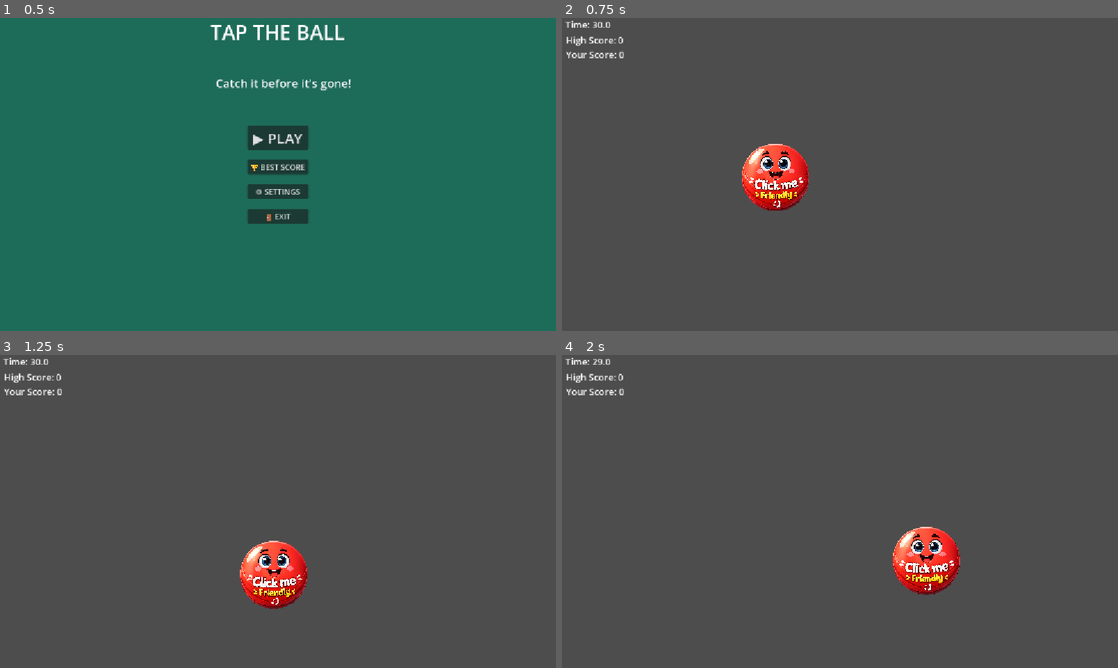
Above: before the commit, frames 1-4 (two rows, left to right).
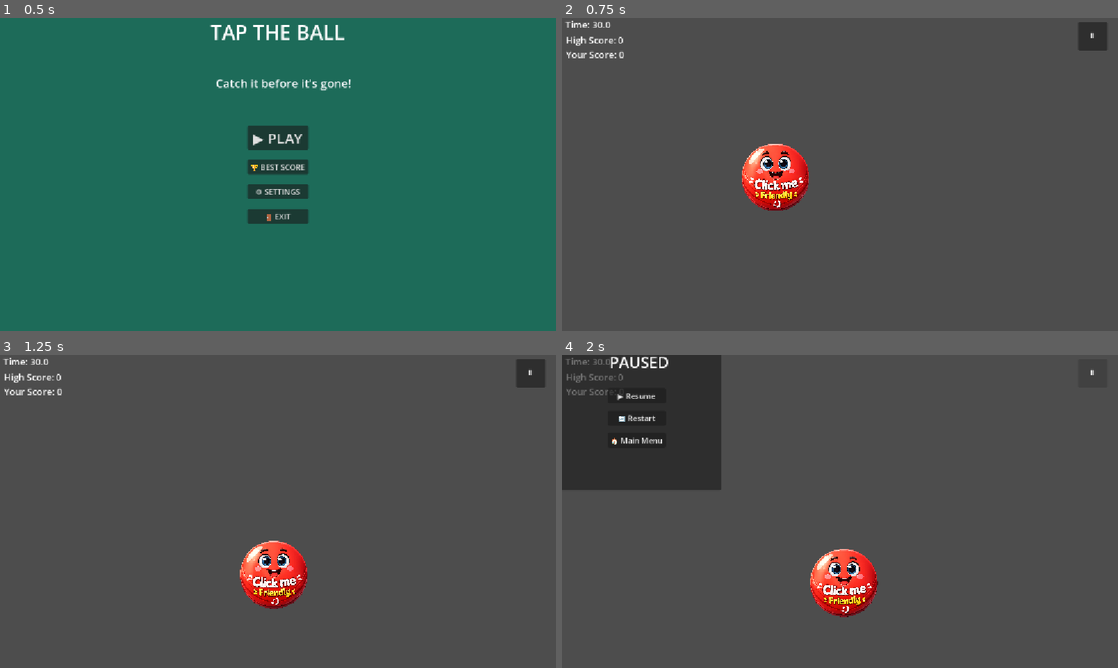
Above: after the commit, the same moments.

Repository: neotechops/tap-the-ball
Game: Godot game, scene res://Scenes/MainMenu.tscn
Same seed, same stepped clock (60 frames per second), same inputs: the game is played once before the commit and once after it.
Inputs (mouse positions are in pixels of both pictures, inside the frame that each line leads up to):
- Up to frame 1 (0.5 s): no input
- Up to frame 2 (0.75 s): click "▶ PLAY" at 0.5 s
- Up to frame 3 (1.25 s): no input
- Up to frame 4 (2 s): click (1090, 373) at 1.25 s, where only the run after the commit has a clickable "⏸"

Frame 1 is identical in both runs. In frame 2, 0.4% of the frame differs, in the area x 93-98%, y 1-11%; in frame 3, 0.4%; in frame 4, 16%, in the area x 0-96%, y 0-84%.

Commit message:
Add pause menu with resume restart and main menu

Diff:
--- a/Scenes/Main.tscn
+++ b/Scenes/Main.tscn
@@ -57,5 +57,70 @@
 grow_vertical = 0
 text = "Play Again?"
 
+[node name="PauseButton" type="Button" parent="." unique_id=1213500474]
+anchors_preset = 10
+anchor_right = 1.0
+offset_left = 1070.0
+offset_top = 8.0
+offset_right = 1130.0
+offset_bottom = 68.0
+grow_horizontal = 2
+text = "⏸"
+
+[node name="PausePanel" type="Panel" parent="." unique_id=460393327]
+process_mode = 2
+visible = false
+anchors_preset = 8
+anchor_left = 0.5
+anchor_top = 0.5
+anchor_right = 0.5
+anchor_bottom = 0.5
+offset_left = -20.0
+offset_top = -20.0
+offset_right = 330.0
+offset_bottom = 280.0
+grow_horizontal = 2
+grow_vertical = 2
+
+[node name="PauseTitle" type="Label" parent="PausePanel" unique_id=867111502]
+layout_mode = 1
+anchors_preset = 5
+anchor_left = 0.5
+anchor_right = 0.5
+offset_left = -57.0
+offset_top = 12.0
+offset_right = 105.0
+offset_bottom = 70.0
+grow_horizontal = 2
+theme_override_font_sizes/font_size = 32
+text = "PAUSED"
+
+[node name="ButtonContainer" type="VBoxContainer" parent="PausePanel" unique_id=392212989]
+layout_mode = 1
+anchors_preset = 8
+anchor_left = 0.5
+anchor_top = 0.5
+anchor_right = 0.5
+anchor_bottom = 0.5
+offset_left = -60.0
+offset_top = -50.5
+offset_right = 60.0
+offset_bottom = 50.5
+grow_horizontal = 2
+grow_vertical = 2
+theme_override_constants/separation = 15
+
+[node name="ResumeButton" type="Button" parent="PausePanel/ButtonContainer" unique_id=429942054]
+layout_mode = 2
+text = "▶ Resume"
+
+[node name="RestartButton" type="Button" parent="PausePanel/ButtonContainer" unique_id=1962051025]
+layout_mode = 2
+text = "🔄 Restart"
+
+[node name="MainMenuButton" type="Button" parent="PausePanel/ButtonContainer" unique_id=1388713097]
+layout_mode = 2
+text = "🏠 Main Menu"
+
 [connection signal="timeout" from="GameTimer" to="." method="_on_game_timer_timeout"]
 [connection signal="pressed" from="RestartButton" to="." method="_on_restart_button_pressed"]
--- a/Scripts/Main.gd
+++ b/Scripts/Main.gd
@@ -3,6 +3,7 @@
 var score = 0
 var time_left = 30
 var high_score = 0
+var is_paused = false
 
 @onready var high_score_label = $HighScoreLabel
 @onready var restart_button = $RestartButton
@@ -10,9 +11,19 @@
 @onready var timer_label = $TimerLabel
 @onready var ball = $Ball
 @onready var game_timer = $GameTimer
+@onready var pause_button = $PauseButton
+@onready var pause_panel = $PausePanel
+@onready var resume_button = $PausePanel/ButtonContainer/ResumeButton
+@onready var pause_restart_button = $PausePanel/ButtonContainer/RestartButton
+@onready var main_menu_button = $PausePanel/ButtonContainer/MainMenuButton
 
 func _ready():
 	ball.ball_clicked.connect(_on_ball_clicked)
+
+	pause_button.pressed.connect(_on_pause_pressed)
+	resume_button.pressed.connect(_on_resume_pressed)
+	pause_restart_button.pressed.connect(_on_pause_restart_pressed)
+	main_menu_button.pressed.connect(_on_main_menu_pressed)
 	load_high_score()
 
 func _process(_delta):
@@ -53,3 +64,26 @@
 	var file = FileAccess.open("user://highscore.save", FileAccess.WRITE)
 	file.store_32(high_score)
 	file.close()
+
+func _on_pause_pressed():
+	is_paused = true
+
+	pause_panel.visible = true
+	get_tree().paused = true
+
+
+func _on_resume_pressed():
+	is_paused = false
+
+	pause_panel.visible = false
+	get_tree().paused = false
+
+
+func _on_pause_restart_pressed():
+	get_tree().paused = false
+	get_tree().reload_current_scene()
+
+
+func _on_main_menu_pressed():
+	get_tree().paused = false
+	get_tree().change_scene_to_file("res://Scenes/MainMenu.tscn")
